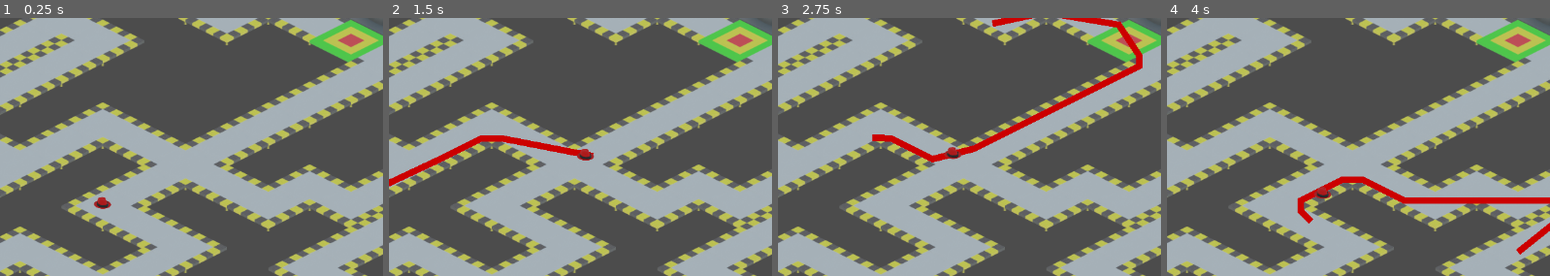
Above: before the commit, frames 1-4 (left to right).
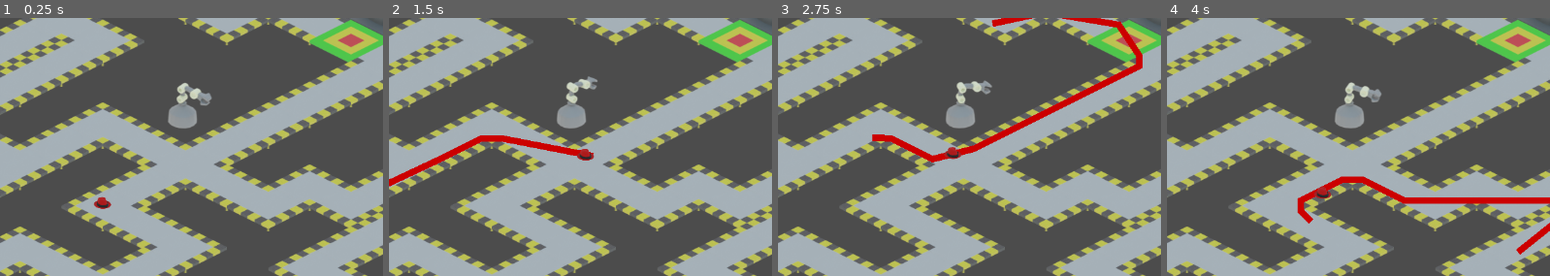
Above: after the commit, the same moments.

Repository: rhdemo/2019-demo4-dashboard
Game: Godot game, scene res://factory.tscn
Same seed, same stepped clock (60 frames per second), same inputs: the game is played once before the commit and once after it.
Inputs (mouse positions are % of the whole screen's width and height, from its top left):
- Up to frame 1 (0.25 s): no input
- Up to frame 2 (1.5 s): move the mouse to (73, 45) at 0.52 s; click (73, 45) at 0.67 s; tap Enter at 1.25 s; move the mouse to (30, 55) at 1.27 s; click (30, 55) at 1.42 s
- Up to frame 3 (2.75 s): move the mouse to (61, 28) at 2.02 s; click (61, 28) at 2.17 s
- Up to frame 4 (4 s): move the mouse to (46, 70) at 2.77 s; click (46, 70) at 2.92 s; move the mouse to (81, 65) at 3.52 s; click (81, 65) at 3.67 s
The pictures show only the part of the screen within x 35-85%, y 20-70%; the shares and areas given below are measured in that part.

The runs differ from the first frame. In frame 1, 1.1% of the frame differs, in the area x 43-56%, y 25-43%; in frame 2, 1.0%; in frame 3, 1.0%; in frame 4, 1.1%.

Commit message:
New scene for Matt's stuff

Diff:
--- /dev/null
+++ b/AnimatedSprite.gd
@@ -0,0 +1,13 @@
+extends AnimatedSprite
+
+# Declare member variables here. Examples:
+# var a = 2
+# var b = "text"
+
+# Called when the node enters the scene tree for the first time.
+func _ready():
+	play() # Replace with function body.
+
+# Called every frame. 'delta' is the elapsed time since the previous frame.
+#func _process(delta):
+#	pass
--- /dev/null
+++ b/Node2D.gd
@@ -0,0 +1,45 @@
+extends Node2D
+
+onready var nav : Navigation2D = $Navigation2D
+
+var path : PoolVector2Array
+var goal : Vector2
+export var speed := 250
+
+func _input(event: InputEvent):
+	if event is InputEventMouseButton:
+		if event.button_index == BUTTON_LEFT and event.pressed:
+			goal = event.position
+			path = nav.get_simple_path($Fedora.position, goal)
+			$Line2D.points = path
+			$Line2D.show()
+
+func _process(delta: float) -> void:
+	if !path:
+		$Line2D.hide()
+		return
+	if path.size() > 0:
+		var d: float = $Fedora.position.distance_to(path[0])
+		if d > 10:
+			$Fedora.position = $Fedora.position.linear_interpolate(path[0], (speed * delta)/d)
+		else:
+			path.remove(0)
+
+#extends Node2D
+#
+#onready var nav_2d : Navigation2D = $Navigation2D
+#onready var line_2d : Line2D = $Line2D
+#onready var character : Sprite = $Fedora
+#
+#func _unhandled_input(event: InputEvent) -> void:
+#	if not event is InputEventMouseButton:
+#		return
+#	if event.button_index != BUTTON_LEFT or not event.pressed:
+#		return
+#	var new_path : = nav_2d.get_simple_path(character.global_position, event.global_position)
+#	line_2d.points = new_path
+#	character.path = new_path
+#
+## Called every frame. 'delta' is the elapsed time since the previous frame.
+##func _process(delta):
+##	pass
--- a/factory.tscn
+++ b/factory.tscn
@@ -1,9 +1,30 @@
-[gd_scene load_steps=5 format=2]
+[gd_scene load_steps=19 format=2]
 
 [ext_resource path="res://factory.gd" type="Script" id=1]
 [ext_resource path="res://factory_tileset.tres" type="TileSet" id=2]
-[ext_resource path="res://factory_tiles/tank.png" type="Texture" id=3]
-[ext_resource path="res://fedora.png" type="Texture" id=4]
+[ext_resource path="res://sprites/0001.png" type="Texture" id=3]
+[ext_resource path="res://sprites/0005.png" type="Texture" id=4]
+[ext_resource path="res://sprites/0009.png" type="Texture" id=5]
+[ext_resource path="res://sprites/0013.png" type="Texture" id=6]
+[ext_resource path="res://sprites/0017.png" type="Texture" id=7]
+[ext_resource path="res://sprites/0021.png" type="Texture" id=8]
+[ext_resource path="res://sprites/0024.png" type="Texture" id=9]
+[ext_resource path="res://sprites/0020.png" type="Texture" id=10]
+[ext_resource path="res://sprites/0016.png" type="Texture" id=11]
+[ext_resource path="res://sprites/0012.png" type="Texture" id=12]
+[ext_resource path="res://sprites/0008.png" type="Texture" id=13]
+[ext_resource path="res://sprites/0004.png" type="Texture" id=14]
+[ext_resource path="res://AnimatedSprite.gd" type="Script" id=15]
+[ext_resource path="res://factory_tiles/tank.png" type="Texture" id=16]
+[ext_resource path="res://fedora.png" type="Texture" id=17]
+
+[sub_resource type="SpriteFrames" id=1]
+animations = [ {
+"frames": [ ExtResource( 3 ), ExtResource( 4 ), ExtResource( 5 ), ExtResource( 6 ), ExtResource( 7 ), ExtResource( 8 ), ExtResource( 9 ), ExtResource( 10 ), ExtResource( 11 ), ExtResource( 12 ), ExtResource( 13 ), ExtResource( 14 ), ExtResource( 3 ) ],
+"loop": true,
+"name": "default",
+"speed": 6.0
+} ]
 
 [node name="Node2D" type="Node2D"]
 script = ExtResource( 1 )
@@ -17,29 +38,33 @@
 format = 1
 tile_data = PoolIntArray( -327672, 3, 0, -327671, 5, 0, -327670, 4, 0, -327669, 2, 0, -262140, 3, 0, -262139, 5, 0, -26 …(971 unchanged characters)…
 
+[node name="AnimatedSprite" type="AnimatedSprite" parent="Navigation2D/FactoryMap"]
+position = Vector2( 699.345, 287.077 )
+frames = SubResource( 1 )
+script = ExtResource( 15 )
+
 [node name="tankNW" type="Sprite" parent="Navigation2D/FactoryMap"]
 position = Vector2( 132.609, 61.2639 )
-texture = ExtResource( 3 )
+texture = ExtResource( 16 )
 
 [node name="tankNE" type="Sprite" parent="Navigation2D/FactoryMap"]
 position = Vector2( 1048.25, 76.1939 )
-texture = ExtResource( 3 )
+texture = ExtResource( 16 )
 
 [node name="tankSE" type="Sprite" parent="Navigation2D/FactoryMap"]
 position = Vector2( 989.983, 663.355 )
 z_index = 1
-texture = ExtResource( 3 )
+texture = ExtResource( 16 )
 
 [node name="tankSW" type="Sprite" parent="Navigation2D/FactoryMap"]
 position = Vector2( 133.275, 647.476 )
 z_index = 1
-texture = ExtResource( 3 )
+texture = ExtResource( 16 )
 
 [node name="Line2D" type="Line2D" parent="."]
 default_color = Color( 0.8, 0, 0, 1 )
-texture_mode = 1069547908
 
 [node name="Fedora" type="Sprite" parent="."]
 position = Vector2( 575.131, 443.528 )
 scale = Vector2( 0.25, 0.25 )
-texture = ExtResource( 4 )
+texture = ExtResource( 17 )
--- a/factory_tileset.tres
+++ b/factory_tileset.tres
@@ -1,18 +1,20 @@
-[gd_resource type="TileSet" load_steps=27 format=2]
+[gd_resource type="TileSet" load_steps=31 format=2]
 
 [ext_resource path="res://factory_tiles/turn-up.png" type="Texture" id=1]
 [ext_resource path="res://factory_tiles/turn-right.png" type="Texture" id=2]
 [ext_resource path="res://factory_tiles/cross-left.png" type="Texture" id=3]
 [ext_resource path="res://factory_tiles/cross-down.png" type="Texture" id=4]
 [ext_resource path="res://factory_tiles/cross-down-right.png" type="Texture" id=5]
-[ext_resource path="res://factory_tiles/turn-left.png" type="Texture" id=6]
-[ext_resource path="res://factory_tiles/turn-down.png" type="Texture" id=7]
-[ext_resource path="res://factory_tiles/target.png" type="Texture" id=8]
-[ext_resource path="res://factory_tiles/straight-up-down.png" type="Texture" id=9]
-[ext_resource path="res://factory_tiles/straight-down-up.png" type="Texture" id=10]
-[ext_resource path="res://factory_tiles/intersection.png" type="Texture" id=11]
-[ext_resource path="res://factory_tiles/flat.png" type="Texture" id=12]
-[ext_resource path="res://factory_tiles/cross-up.png" type="Texture" id=13]
+[ext_resource path="res://factory_tiles/horizontal-tile-path.png" type="Texture" id=6]
+[ext_resource path="res://factory_tiles/vertical-tile-path.png" type="Texture" id=7]
+[ext_resource path="res://factory_tiles/turn-left.png" type="Texture" id=8]
+[ext_resource path="res://factory_tiles/turn-down.png" type="Texture" id=9]
+[ext_resource path="res://factory_tiles/target.png" type="Texture" id=10]
+[ext_resource path="res://factory_tiles/straight-up-down.png" type="Texture" id=11]
+[ext_resource path="res://factory_tiles/straight-down-up.png" type="Texture" id=12]
+[ext_resource path="res://factory_tiles/intersection.png" type="Texture" id=13]
+[ext_resource path="res://factory_tiles/flat.png" type="Texture" id=14]
+[ext_resource path="res://factory_tiles/cross-up.png" type="Texture" id=15]
 
 [sub_resource type="NavigationPolygon" id=1]
 vertices = PoolVector2Array( 16, 24, 48, 8, 64, 16, 80, 8, 112, 24, 64, 48 )
@@ -33,6 +35,14 @@
 [sub_resource type="NavigationPolygon" id=5]
 vertices = PoolVector2Array( 16, 24, 32, 32, 16, 40, 48, 56, 112, 24, 80, 8, 64, 16, 48, 8 )
 polygons = [ PoolIntArray( 0, 1, 2, 3, 4, 5, 6, 7 ) ]
+
+[sub_resource type="NavigationPolygon" id=14]
+vertices = PoolVector2Array( 45, 0, 0, 26, 45, 52, 90, 26 )
+polygons = [ PoolIntArray( 0, 1, 2, 3 ) ]
+
+[sub_resource type="NavigationPolygon" id=15]
+vertices = PoolVector2Array( 45, 0, 0, 26, 45, 52, 90, 26 )
+polygons = [ PoolIntArray( 0, 1, 2, 3 ) ]
 
 [sub_resource type="NavigationPolygon" id=6]
 vertices = PoolVector2Array( 48, 8, 96, 32, 48, 56, 16, 40, 32, 32, 16, 24 )
@@ -210,3 +220,25 @@
 12/navigation = SubResource( 5 )
 12/shapes = [  ]
 12/z_index = 0
+13/name = "horizontal-tile-path.png 13"
+13/texture = ExtResource( 6 )
+13/tex_offset = Vector2( 0, 0 )
+13/modulate = Color( 1, 1, 1, 1 )
+13/region = Rect2( 0, 0, 90, 53 )
+13/tile_mode = 0
+13/occluder_offset = Vector2( 0, 0 )
+13/navigation_offset = Vector2( 0, 0 )
+13/navigation = SubResource( 14 )
+13/shapes = [  ]
+13/z_index = 0
+14/name = "vertical-tile-path.png 14"
+14/texture = ExtResource( 7 )
+14/tex_offset = Vector2( 0, 0 )
+14/modulate = Color( 1, 1, 1, 1 )
+14/region = Rect2( 0, 0, 90, 52 )
+14/tile_mode = 0
+14/occluder_offset = Vector2( 0, 0 )
+14/navigation_offset = Vector2( 0, 0 )
+14/navigation = SubResource( 15 )
+14/shapes = [  ]
+14/z_index = 0
--- /dev/null
+++ b/matt_factory.tscn
@@ -0,0 +1,68 @@
+[gd_scene load_steps=20 format=2]
+
+[ext_resource path="res://Node2D.gd" type="Script" id=1]
+[ext_resource path="res://matt_tileset.tres" type="TileSet" id=2]
+[ext_resource path="res://sprites/0001.png" type="Texture" id=3]
+[ext_resource path="res://sprites/0004.png" type="Texture" id=4]
+[ext_resource path="res://sprites/0008.png" type="Texture" id=5]
+[ext_resource path="res://sprites/0012.png" type="Texture" id=6]
+[ext_resource path="res://sprites/0016.png" type="Texture" id=7]
+[ext_resource path="res://sprites/0020.png" type="Texture" id=8]
+[ext_resource path="res://sprites/0024.png" type="Texture" id=9]
+[ext_resource path="res://sprites/0021.png" type="Texture" id=10]
+[ext_resource path="res://sprites/0017.png" type="Texture" id=11]
+[ext_resource path="res://sprites/0013.png" type="Texture" id=12]
+[ext_resource path="res://sprites/0009.png" type="Texture" id=13]
+[ext_resource path="res://sprites/0005.png" type="Texture" id=14]
+[ext_resource path="res://sprites/0002.png" type="Texture" id=15]
+[ext_resource path="res://AnimatedSprite.gd" type="Script" id=16]
+[ext_resource path="res://factory_tiles/tank.png" type="Texture" id=17]
+[ext_resource path="res://fedora.png" type="Texture" id=18]
+
+[sub_resource type="SpriteFrames" id=1]
+animations = [ {
+"frames": [ ExtResource( 3 ), ExtResource( 4 ), ExtResource( 5 ), ExtResource( 6 ), ExtResource( 7 ), ExtResource( 8 ), ExtResource( 9 ), ExtResource( 10 ), ExtResource( 11 ), ExtResource( 12 ), ExtResource( 13 ), ExtResource( 14 ), ExtResource( 15 ) ],
+"loop": true,
+"name": "default",
+"speed": 6.0
+} ]
+
+[node name="Node2D" type="Node2D"]
+script = ExtResource( 1 )
+
+[node name="Navigation2D" type="Navigation2D" parent="."]
+
+[node name="TileMap" type="TileMap" parent="Navigation2D"]
+mode = 1
+tile_set = ExtResource( 2 )
+cell_size = Vector2( 90, 52 )
+format = 1
+tile_data = PoolIntArray( -327671, 1, 0, -327670, 1, 0, -327669, 1, 0, -327668, 1, 0, -327667, 1, 0, -327666, 1, 0, -327665, 1, 0, -327664, 1, 0, -327663, 1, 0, -327662, 1, 0, -327661, 1, 0, -262135, 0, 0, -262125, 0, 0, -196599, 0, 0, -196589, 0, 0, -131067, 0, 0, -131066, 1, 0, -131065, 1, 0, -131064, 1, 0, -131063, 0, 0, -131053, 0, 0, -131052, 1, 0, -131051, 1, 0, -131050, 1, 0, -131049, 0, 0, -65531, 0, 0, -65513, 0, 0, 5, 0, 0, 23, 0, 0, 65541, 0, 0, 65542, 1, 0, 65543, 1, 0, 65544, 1, 0, 65545, 0, 0, 65555, 0, 0, 65556, 1, 0, 65557, 1, 0, 65558, 1, 0, 65559, 0, 0, 131081, 0, 0, 131091, 0, 0, 196617, 0, 0, 196627, 0, 0, 262153, 1, 0, 262154, 1, 0, 262155, 1, 0, 262156, 1, 0, 262157, 1, 0, 262158, 1, 0, 262159, 1, 0, 262160, 1, 0, 262161, 1, 0, 262162, 1, 0, 262163, 1, 0 )
+
+[node name="AnimatedSprite" type="AnimatedSprite" parent="Navigation2D"]
+position = Vector2( 494.115, 122.141 )
+frames = SubResource( 1 )
+script = ExtResource( 16 )
+
+[node name="Sprite" type="Sprite" parent="Navigation2D"]
+position = Vector2( 1075.21, 220.224 )
+texture = ExtResource( 17 )
+
+[node name="Sprite4" type="Sprite" parent="Navigation2D"]
+position = Vector2( 514.472, 573.692 )
+texture = ExtResource( 17 )
+
+[node name="Sprite2" type="Sprite" parent="Navigation2D"]
+position = Vector2( 825.376, 75.8754 )
+texture = ExtResource( 17 )
+
+[node name="Sprite3" type="Sprite" parent="Navigation2D"]
+position = Vector2( 199.867, 388.63 )
+texture = ExtResource( 17 )
+
+[node name="Line2D" type="Line2D" parent="."]
+
+[node name="Fedora" type="Sprite" parent="."]
+position = Vector2( 488.332, 210.082 )
+scale = Vector2( 0.3, 0.3 )
+texture = ExtResource( 18 )
--- /dev/null
+++ b/matt_tileset.tres
@@ -0,0 +1,36 @@
+[gd_resource type="TileSet" load_steps=5 format=2]
+
+[ext_resource path="res://factory_tiles/vertical-tile-path.png" type="Texture" id=1]
+[ext_resource path="res://factory_tiles/horizontal-tile-path.png" type="Texture" id=2]
+
+[sub_resource type="NavigationPolygon" id=1]
+vertices = PoolVector2Array( 45, 0, 0, 26, 45, 52, 90, 26 )
+polygons = [ PoolIntArray( 0, 1, 2, 3 ) ]
+
+[sub_resource type="NavigationPolygon" id=2]
+vertices = PoolVector2Array( 45, 0, 0, 26, 45, 52, 90, 26 )
+polygons = [ PoolIntArray( 0, 1, 2, 3 ) ]
+
+[resource]
+0/name = "vertical-tile-path.png 0"
+0/texture = ExtResource( 1 )
+0/tex_offset = Vector2( 0, 0 )
+0/modulate = Color( 1, 1, 1, 1 )
+0/region = Rect2( 0, 0, 90, 52 )
+0/tile_mode = 0
+0/occluder_offset = Vector2( 0, 0 )
+0/navigation_offset = Vector2( 0, 0 )
+0/navigation = SubResource( 1 )
+0/shapes = [  ]
+0/z_index = 0
+1/name = "horizontal-tile-path.png 1"
+1/texture = ExtResource( 2 )
+1/tex_offset = Vector2( 0, 0 )
+1/modulate = Color( 1, 1, 1, 1 )
+1/region = Rect2( 0, 0, 90, 52 )
+1/tile_mode = 0
+1/occluder_offset = Vector2( 0, 0 )
+1/navigation_offset = Vector2( 0, 0 )
+1/navigation = SubResource( 2 )
+1/shapes = [  ]
+1/z_index = 0
Binary file added: factory_tiles/horizontal-tile-path.png
Not shown, added: factory_tiles/horizontal-tile-path.png.import
Binary file added: factory_tiles/vertical-tile-path.png
Not shown, added: factory_tiles/vertical-tile-path.png.import
Not shown: 8 places in factory_tileset.tres that only renumber resources
Binary file added: sprites/0001.png
Not shown, added: sprites/0001.png.import
Binary file added: sprites/0002.png
Not shown, added: sprites/0002.png.import
Binary file added: sprites/0003.png
Not shown, added: sprites/0003.png.import
Binary file added: sprites/0004.png
(and 89 more such lines)
